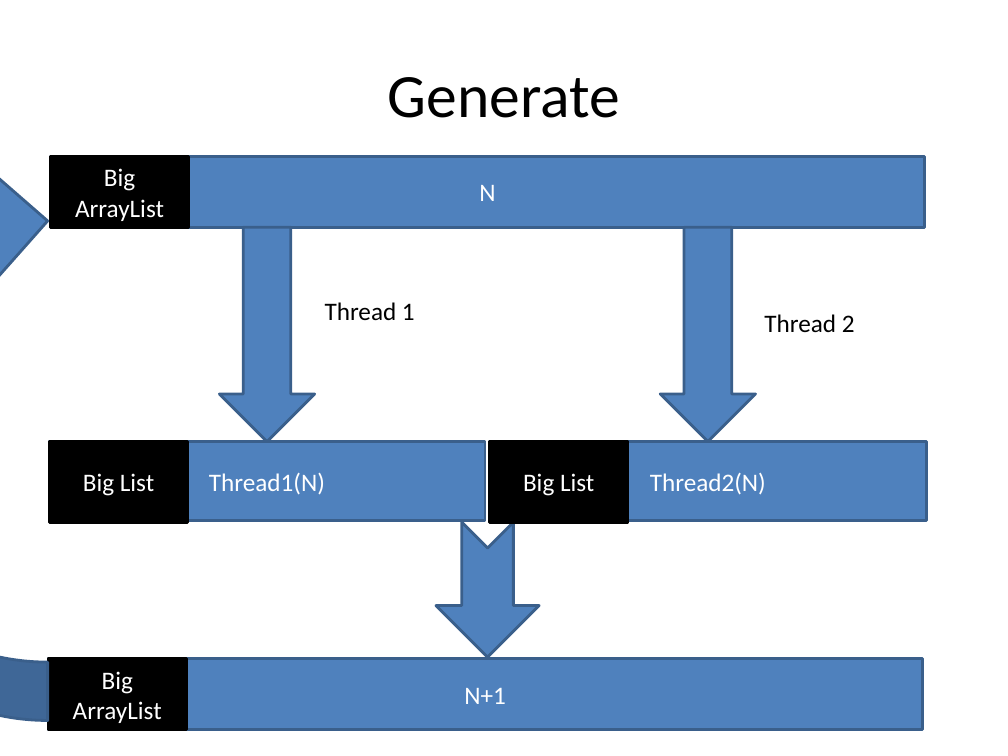
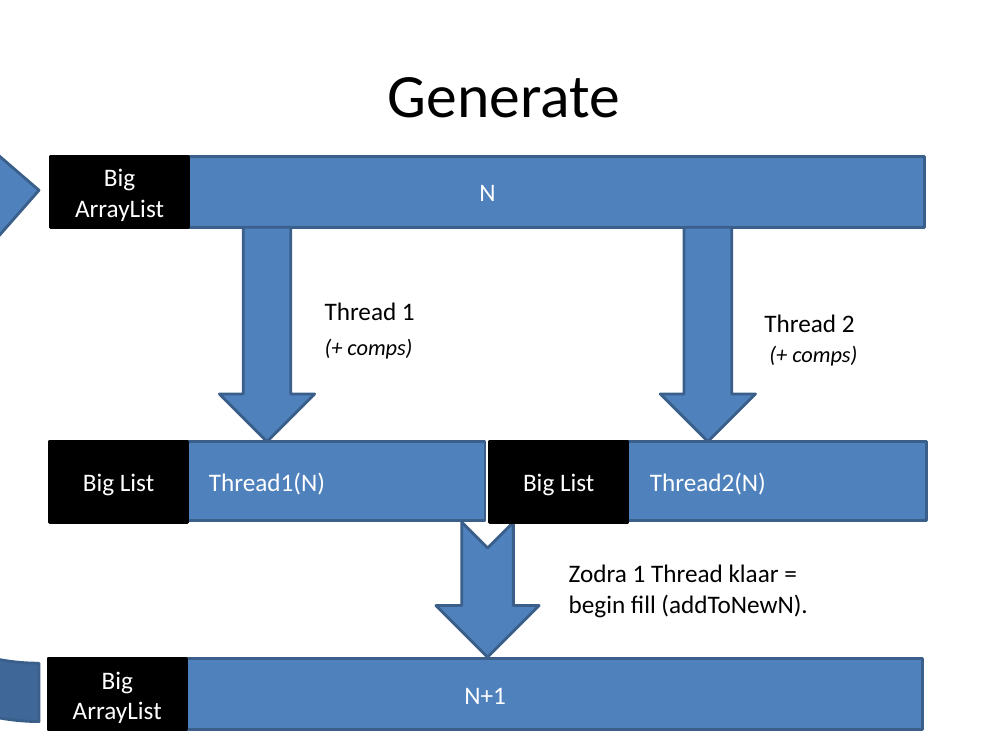
Before and after one commit to mdekempeneer/Research-Optimal-Size-Sorting-Networks, a slide deck: slide 3 of Paper_werking_draft.pptx. Drawn at 1008x756 pixels with LibreOffice and Linux fonts; fonts in the diff are those of the drawing. Boxes give left, top, right and bottom in pixels: in the first picture for what was removed or moved away, otherwise in the second. Text is boxed around its words. In the diff, an @@ line names an element or a change of style, - is before the commit and + after.

```diff
--- a/Paper_werking_draft.pptx
+++ b/Paper_werking_draft.pptx
@@ curved left arrow: place and size @@
-curved left arrow at (0,162,48,720)
+curved left arrow at (0,132,39,722)
@@ text added at (347,339,412,359), 16 pt, text #000000, italic @@
+(+ comps)
@@ text added at (792,346,857,366), 16 pt, text #000000, italic @@
+(+ comps)
@@ text added at (569,564,807,618), 18 pt, text #000000 @@
+Zodra 1 Thread klaar = begin fill (addToNewN).
```
Also in this commit, not shown: 1 other slide changed, 1 slide added.
